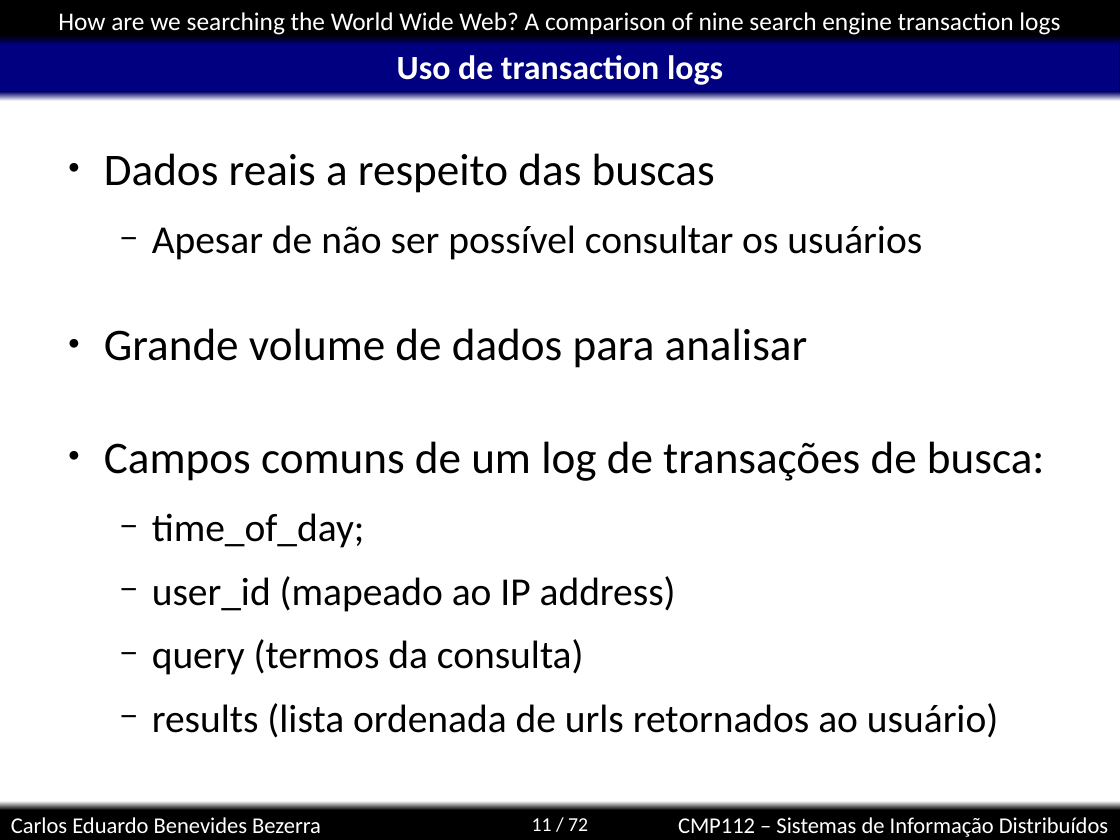
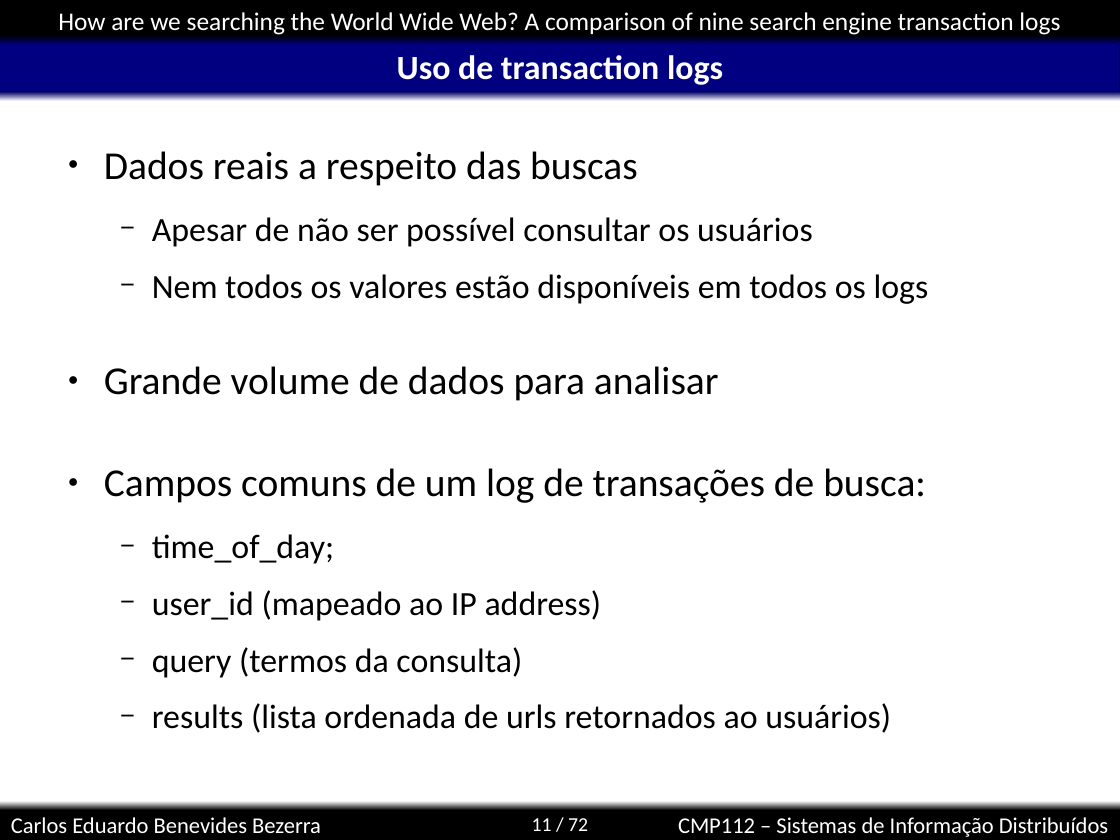
Before and after one commit to kdubezerra/kdubezerra, a slide deck: slide 11 of disciplinas/cmp112/artigohow.ppt. Drawn at 1120x840 pixels with LibreOffice and Linux fonts; fonts in the diff are those of the drawing; background and template pictures are left out. Boxes give left, top, right and bottom in pixels: in the first picture for what was removed or moved away, otherwise in the second. Text is boxed around its words. In the diff, an @@ line names an element or a change of style, - is before the commit and + after.

```diff
--- a/disciplinas/cmp112/artigohow.ppt
+++ b/disciplinas/cmp112/artigohow.ppt
@@ text at (104, 151, 926, 678): size 32 to 28 pt in "Dados reais a respeito das buscas", "Grande volume de dados para analisar", "Campos comuns de um log de transações ..."; size 28 to 24 pt in "Apesar de não ser possível consultar os ...", "time_of_day;", "user_id (mapeado ao IP address)", "query (termos da consulta)" @@
@@ text at (152, 274, 929, 304): paragraph added @@
+  − Nem todos os valores estão disponíveis em todos os logs
@@ text at (152, 703, 891, 733): text changed; size 28 to 24 pt @@
-  − results (lista ordenada de urls retornados ao usuário)
+  − results (lista ordenada de urls retornados ao usuários)
```
Also in this commit, not shown: 3 other slides changed, 2 slides added.
